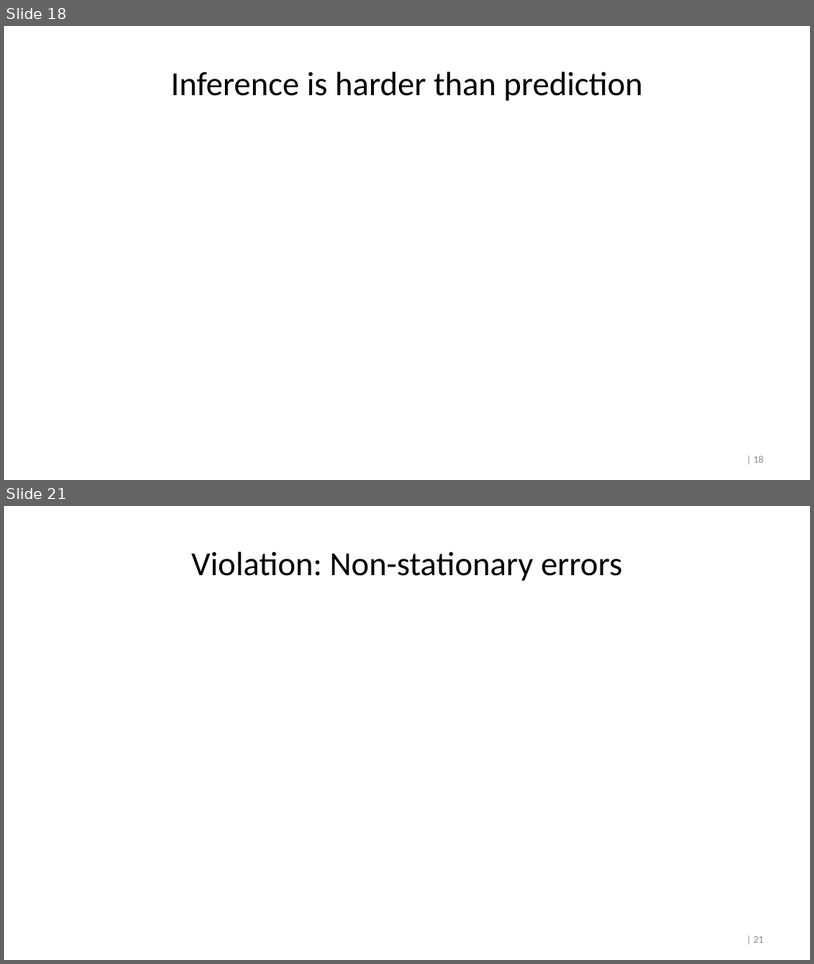
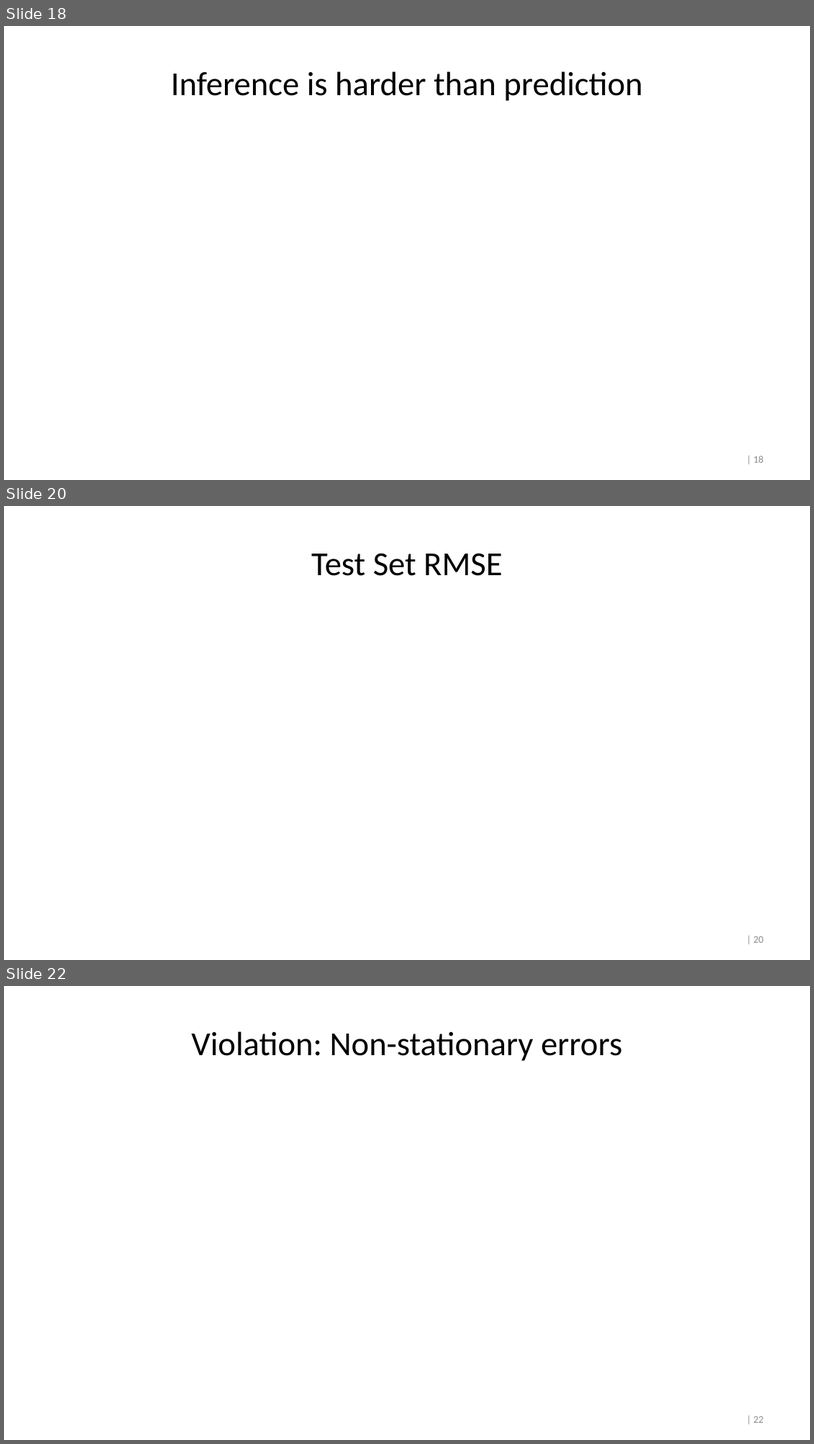
Before and after one commit to crossxwill/Northwestern_MSIA_2022, a slide deck: time_series_regression.pptx. Shown one above the other, each under a label of ours: slides 18 and 21 before the commit, slides 18, 20 and 22 after it; the slides between them are not shown. The pictures are 814x964 and 814x1444 pixels, drawn with LibreOffice and Linux fonts; fonts in the diff are those of the drawing. Boxes give left, top, right and bottom in pixels: in the first picture for what was removed or moved away, otherwise in the second. Text is boxed around its words. In the diff, an @@ line names an element or a change of style, - is before the commit and + after.

Commit message:
enhancements
added equation for test set RMSE. added slides for non-stationary time series.

```diff
--- a/time_series_regression.pptx
+++ b/time_series_regression.pptx
@@ slide 20 added at bbox=[4, 506, 810, 960], background #FFFFFF; not listed: 1 template element that a slide beside it also shows @@
@@ title added at bbox=[311, 553, 502, 576], 40 pt, text #000000 @@
+Test Set RMSE
@@ what was slide 21 is now slide 22 @@
@@ page number at bbox=[754, 1416, 764, 1422]: text changed @@
-| 21
+| 22
```
Also in this commit, not shown: 2 slides changed, 6 other slides added, 1 other file.
